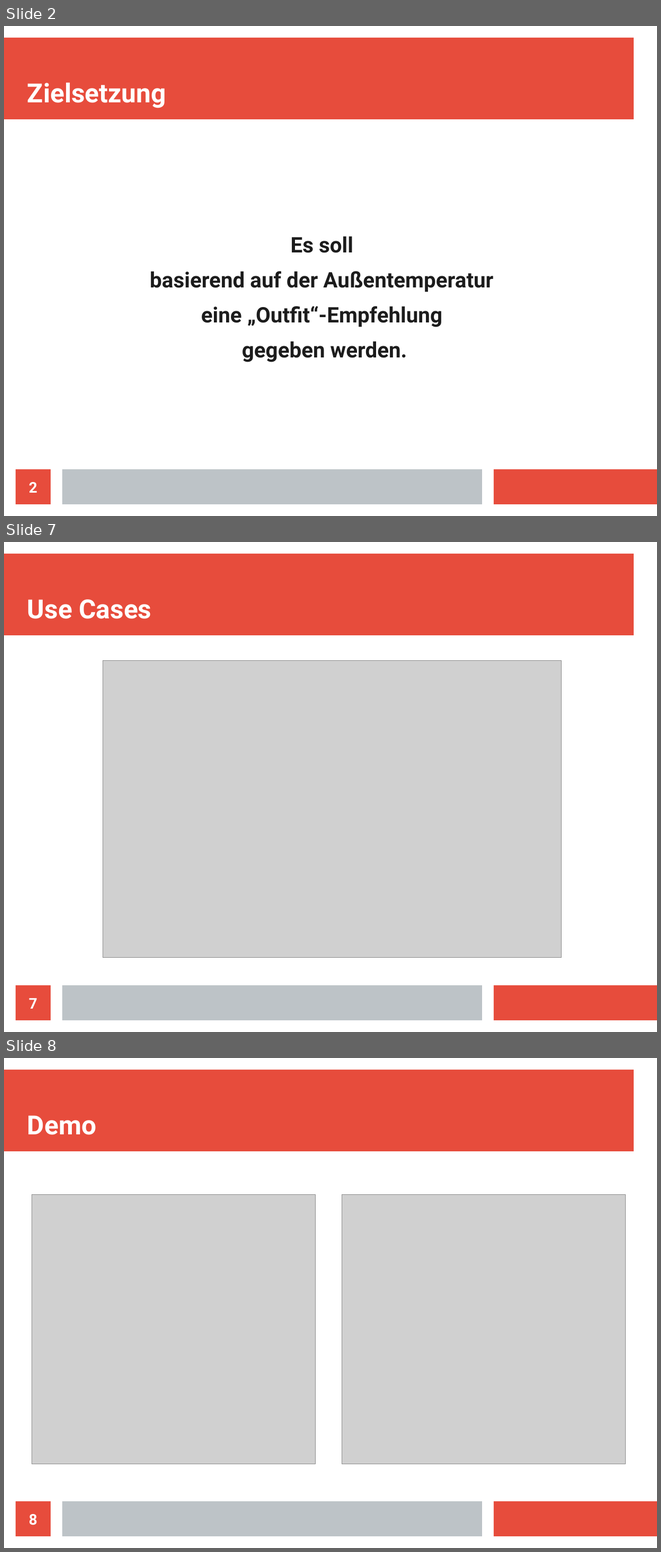
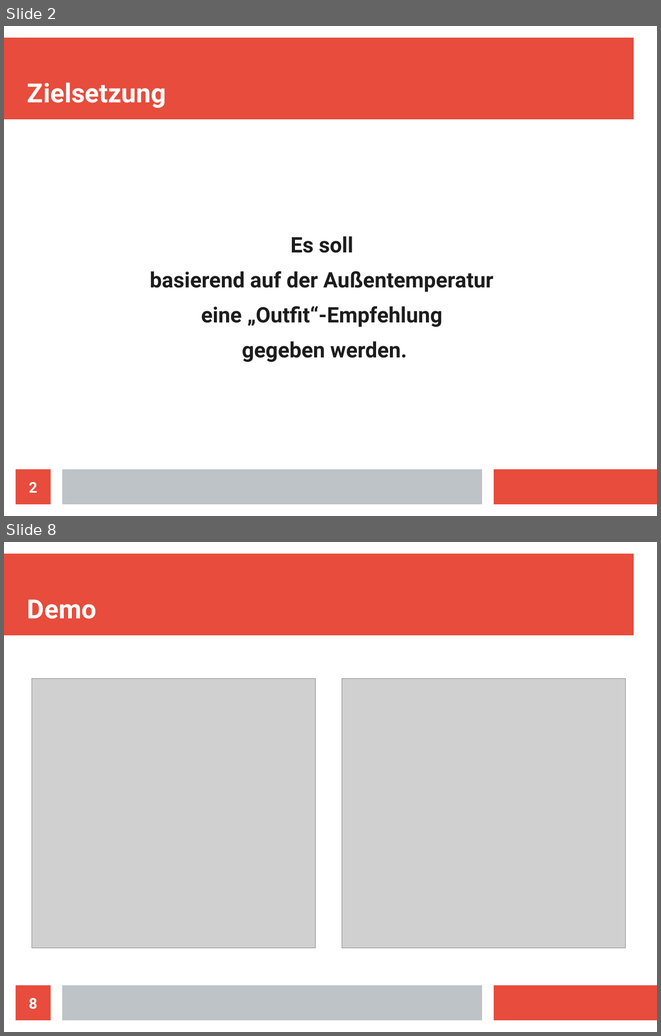
Before and after one commit to nadegegriesser/outfit-service, a slide deck: Outfit_Service.odp. Shown one above the other, each under a label of ours: slides 2, 7 and 8 before the commit, slides 2 and 8 after it; the slides between them are not shown. The pictures are 661x1552 and 661x1036 pixels, drawn with LibreOffice and Linux fonts; fonts in the diff are those of the drawing; grey boxes stand for pictures. Boxes give left, top, right and bottom in pixels: in the first picture for what was removed or moved away, otherwise in the second. Text is boxed around its words. In the diff, an @@ line names an element or a change of style, - is before the commit and + after.

```diff
--- a/Outfit_Service.odp
+++ b/Outfit_Service.odp
@@ slide 7 removed at (4, 542, 657, 1032), background #FFFFFF; not listed: 3 template elements that a slide beside it also shows @@
@@ title removed at (27, 599, 151, 619) @@
-Use Cases
@@ picture removed at (103, 661, 562, 958) @@
@@ page number removed at (16, 985, 51, 1020) @@
-7
```
Also in this commit, not shown: 5 slides changed, 2 slides added.
